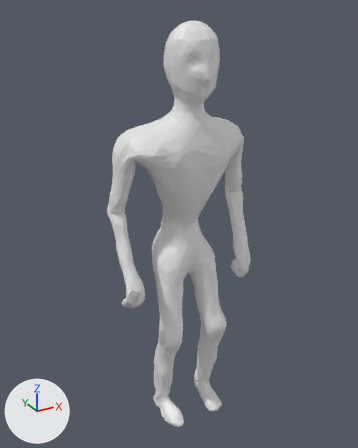
Two versions of the FBX model Assets/Characters/Prefabs/Mayan/Mayan.fbx, one commit apart.
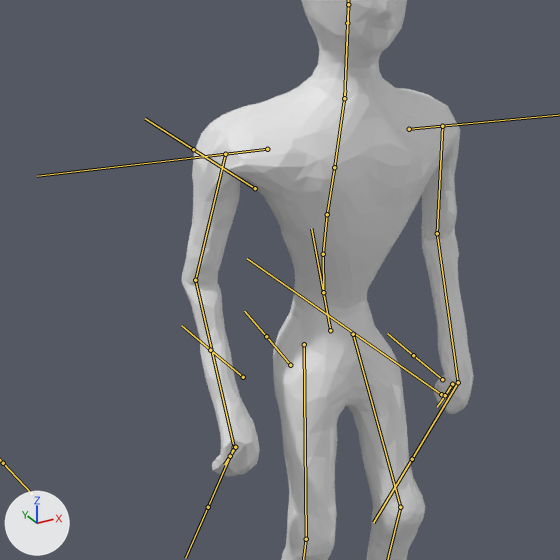
Each version appears first whole from a camera (50 mm lens) standing at (-0.949, -1.674, 1.805) and looking at (-0.008, 0.036, 0.95), and next in a close-up on the part from 5% to 82% of the width and 16% to 78% of the height. Arrows for +X, +Y and +Z are at lower left; the lights stay in place. Both versions are drawn at frame 1 of the action 'MayanArm|Idle'; the numbers are the values there. The bones that bend it are drawn over the model as lines in the close-ups.

Names of what the first close-up shows: 'Mayan'.
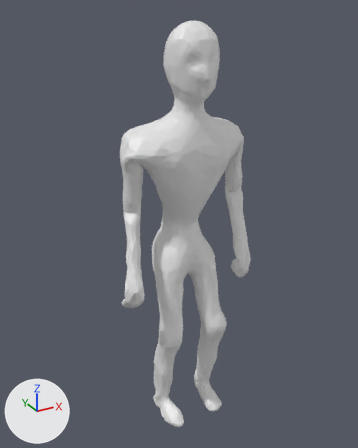
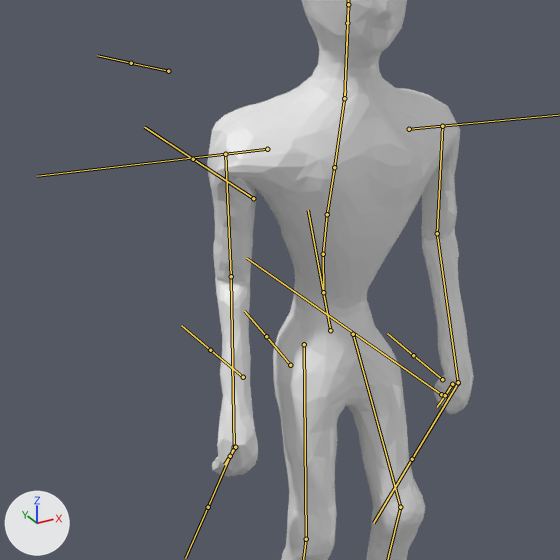
Pixel boxes (x1, y1, x2, y2) of what changed, in the close-ups (560 x 560 px):
'Mayan', posed
    before: (182, 0, 474, 560)
    after: (207, 0, 474, 560)
bone 'UpperArm.r', root to tip
    before: (225, 154) to (195, 280)
    after: (225, 154) to (231, 276)

What the commit changed:
Bone 'UpperArm.r' (bone_upperarm_r) turns from (-6, -1, 81) to (-6, 35, 92) degrees about its own x, y and z.
Bone 'Hand.r' (bone_hand_r) turns from (67, -1, 19) to (66, -33, 1) degrees about its own x, y and z.
